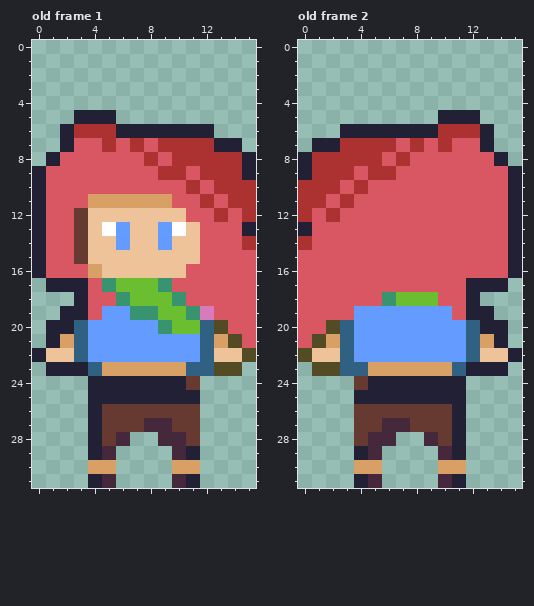
Pixel-art file -- assets/snaggle.ase. Above, as it was before the edit.
16x32 pixels, 4 frames. Shown: old frame 1, old frame 2. The commit also changed other frames, which this record leaves out.
The same view after the edit:
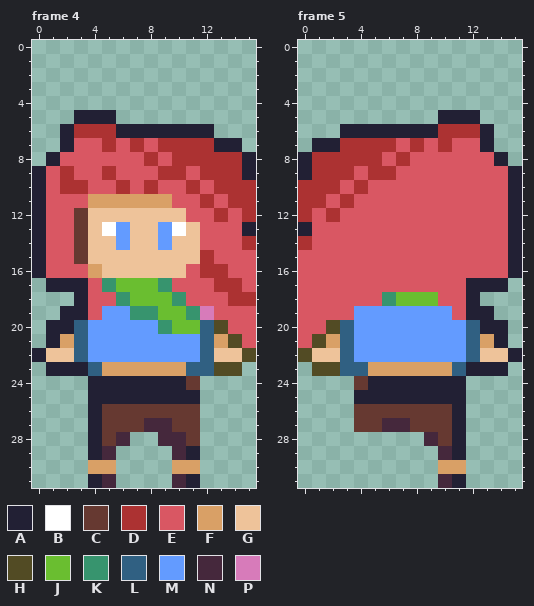
Palette (. is transparent): A #222034  B #ffffff  C #663931  D #ac3232  E #d95763  F #d9a066  G #eec39a  H #524b24  J #6abe30  K #37946e  L #306082  M #639bff  N #45283c  P #d77bba
A new or re-ordered frame is compared with the old frame closest to it.
What changed:
frames 4 -> 12
--- frame 4 is new; against old frame 1
@@ x 0..10 @@
  8 .AEEEEEEDED
- 9 AEEEEEEEEDD
-10 AEEEEEEEEEE
+ 9 AEDEEDEEEDD
+10 AEDDEEDEDEE
 11 AEEEFFFFFFE
@@ x 10..15 @@
 14 GGEEED
-15 GGEEEE
-16 GEEEEE
-17 EEEEEE
-18 KEEEEE
+15 GGDEEE
+16 GEDDEE
+17 EEEDDE
+18 KEEEDD
 19 JKPEEE
--- frame 5 is new; against old frame 2
@@ x 2..8 @@
 27 ..CCNNC
-28 ..CNN..
-29 ..AN...
-30 ..FF...
-31 ..AN...
+28 .......
+29 .......
+30 .......
+31 .......
Changed places in both pictures, as pixel boxes (x1, y1, x2, y2):
changed: (60, 166, 158, 194)
changed: (200, 250, 256, 306)
erased: (354, 432, 396, 488)
